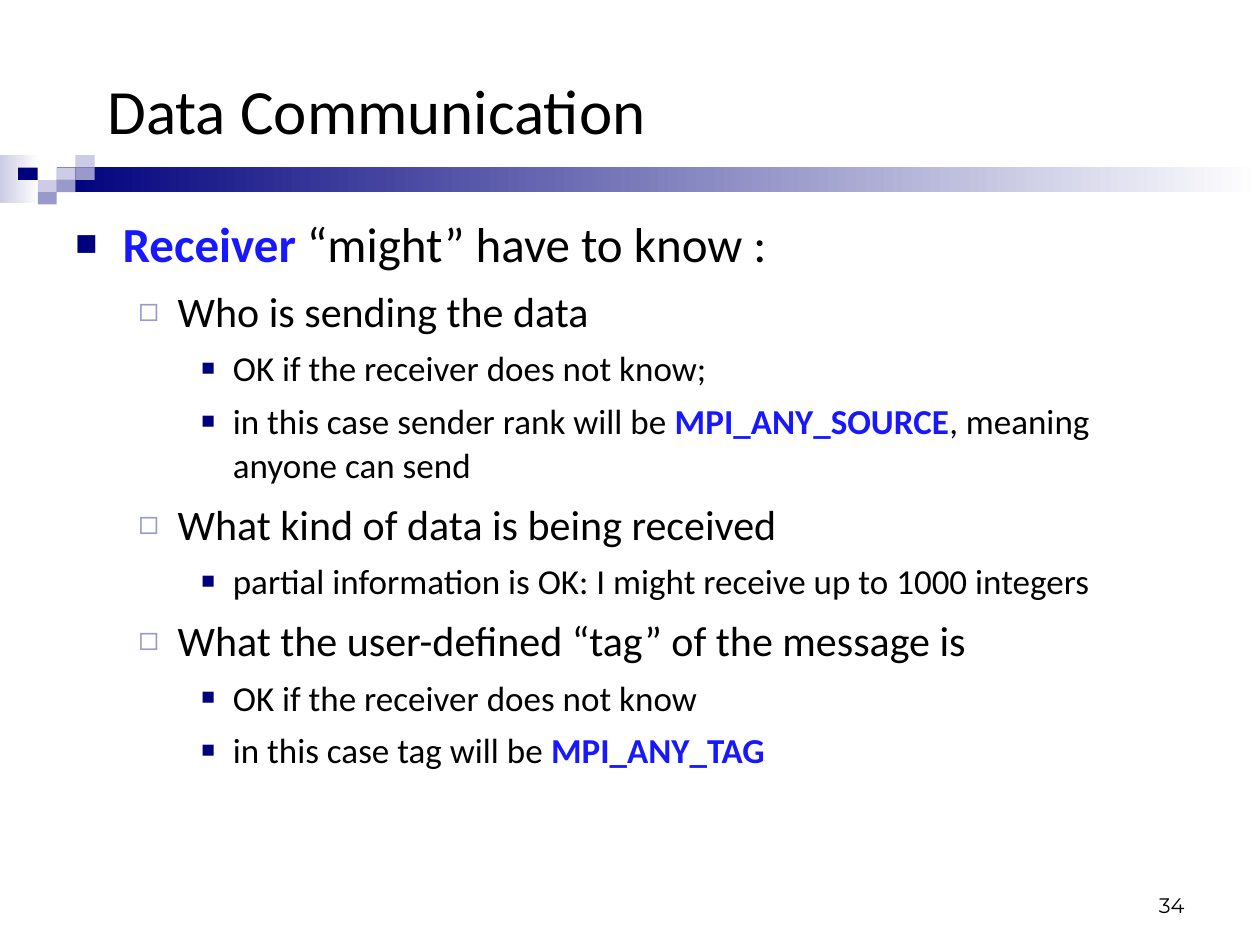
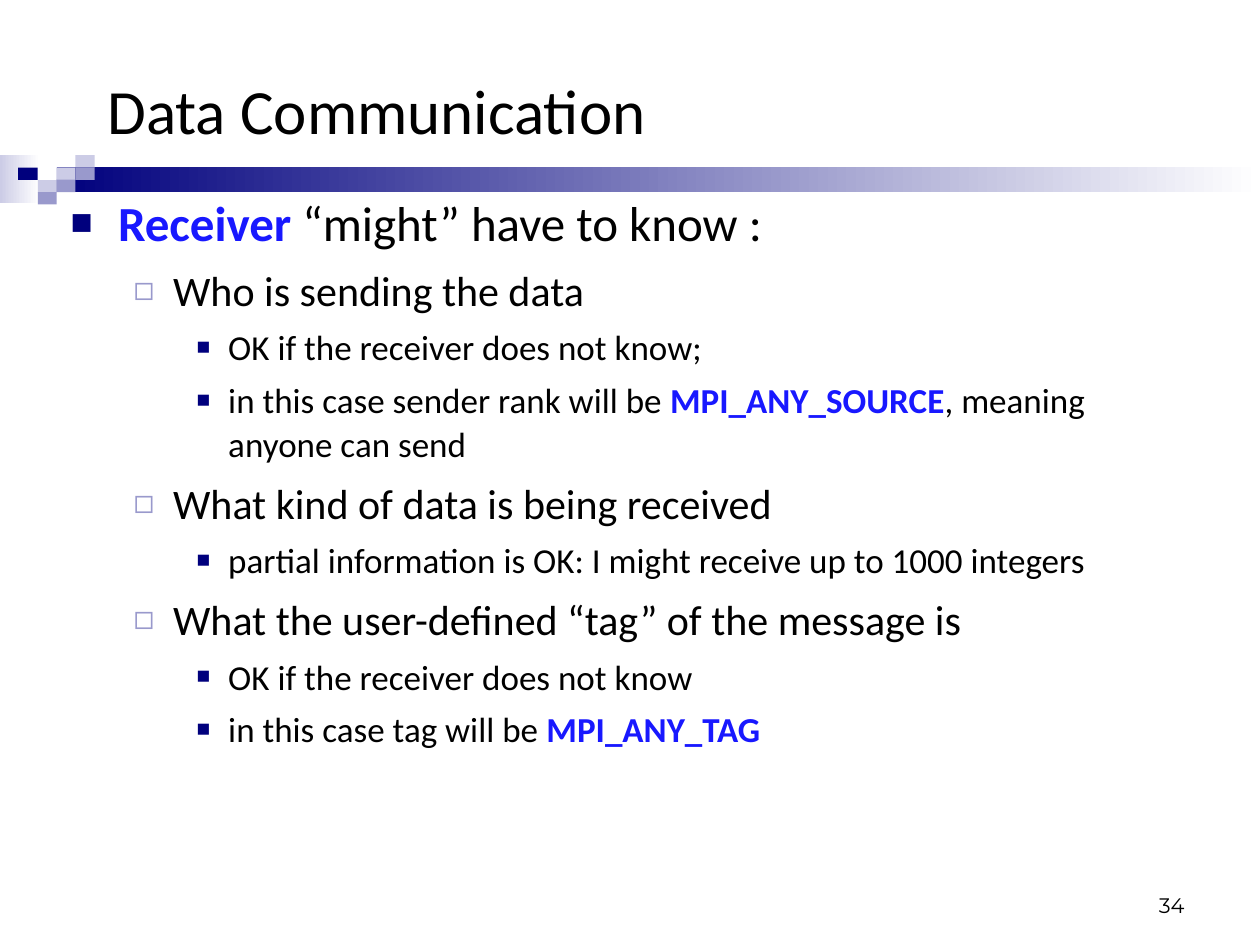
Before and after one commit to usiege/UCAS, a slide deck: slide 34 of 2-并行计算/lesson3/MPI_1_MPI_Basics.ppt. Drawn at 1260x945 pixels with LibreOffice and Linux fonts; fonts in the diff are those of the drawing; background and template pictures are left out. Boxes give left, top, right and bottom in pixels: in the first picture for what was removed or moved away, otherwise in the second. Text is boxed around its words. In the diff, an @@ line names an element or a change of style, - is before the commit and + after.

```diff
--- a/2-并行计算/lesson3/MPI_1_MPI_Basics.ppt
+++ b/2-并行计算/lesson3/MPI_1_MPI_Basics.ppt
@@ text "Receiver “might” have to know ...": place and size @@
-text "Receiver “might” have to know ..." at [123,227,1089,769]
+text "Receiver “might” have to know ..." at [118,206,1085,748]
```
Also in this commit, not shown: 62 other slides changed, 3 other files.
